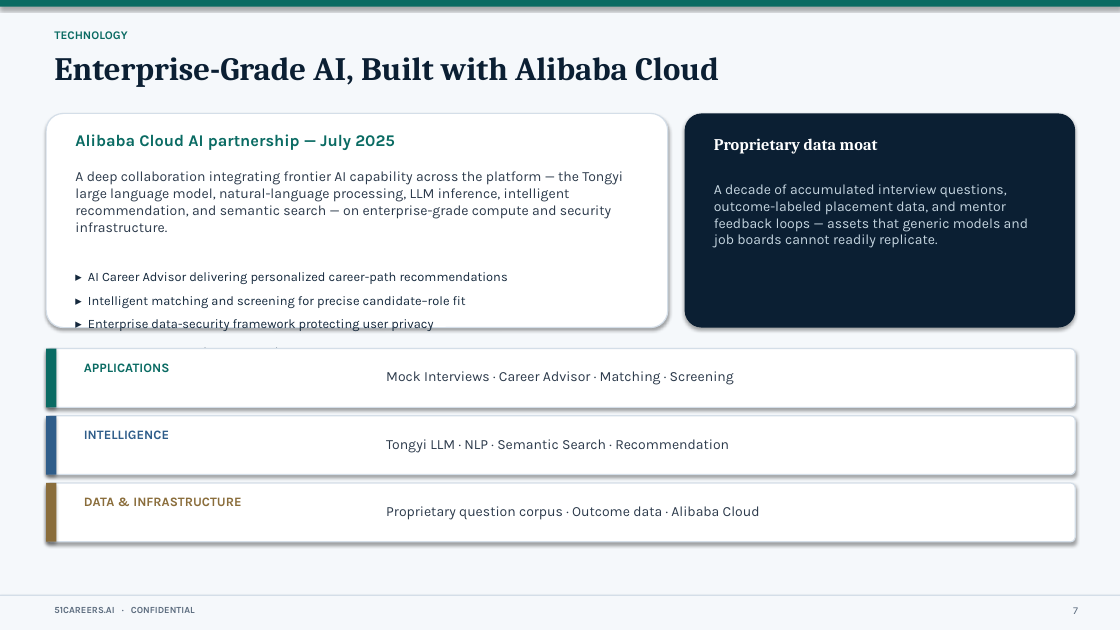
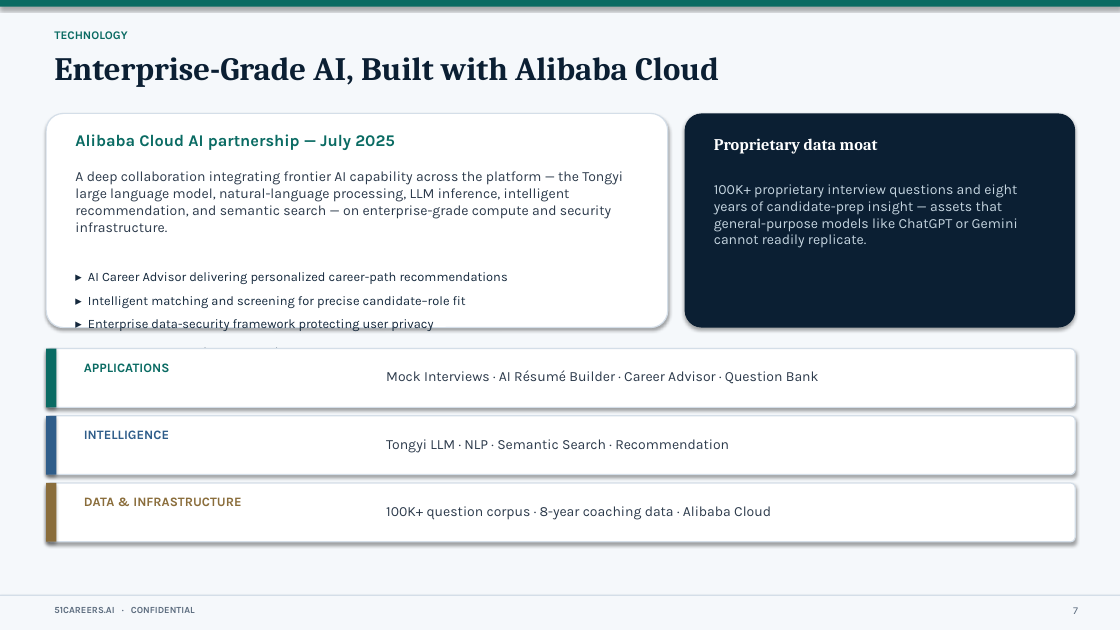
Before and after one commit to anthonyleedu/anthonyleedu, a slide deck: slide 7 of 51Careers_AI_Investor_Presentation.pptx. Drawn at 1120x630 pixels with LibreOffice and Linux fonts; fonts in the diff are those of the drawing. Boxes give left, top, right and bottom in pixels: in the first picture for what was removed or moved away, otherwise in the second. Text is boxed around its words. In the diff, an @@ line names an element or a change of style, - is before the commit and + after.

```diff
--- a/51Careers_AI_Investor_Presentation.pptx
+++ b/51Careers_AI_Investor_Presentation.pptx
@@ text at [714, 184, 1018, 248]: text changed @@
-A decade of accumulated interview questions, outcome-labeled placement data, and mentor feedback loops — assets that generic models and job boards cannot readily replicate.
+100K+ proprietary interview questions and eight years of candidate-prep insight — assets that general-purpose models like ChatGPT or Gemini cannot readily replicate.
@@ text at [386, 370, 819, 384]: text changed @@
-Mock Interviews · Career Advisor · Matching · Screening
+Mock Interviews · AI Résumé Builder · Career Advisor · Question Bank
@@ text at [386, 506, 771, 520]: text changed @@
-Proprietary question corpus · Outcome data · Alibaba Cloud
+100K+ question corpus · 8-year coaching data · Alibaba Cloud
```
Also in this commit, not shown: 11 other slides changed, 1 slide added, 1 slide removed, 1 other file.
